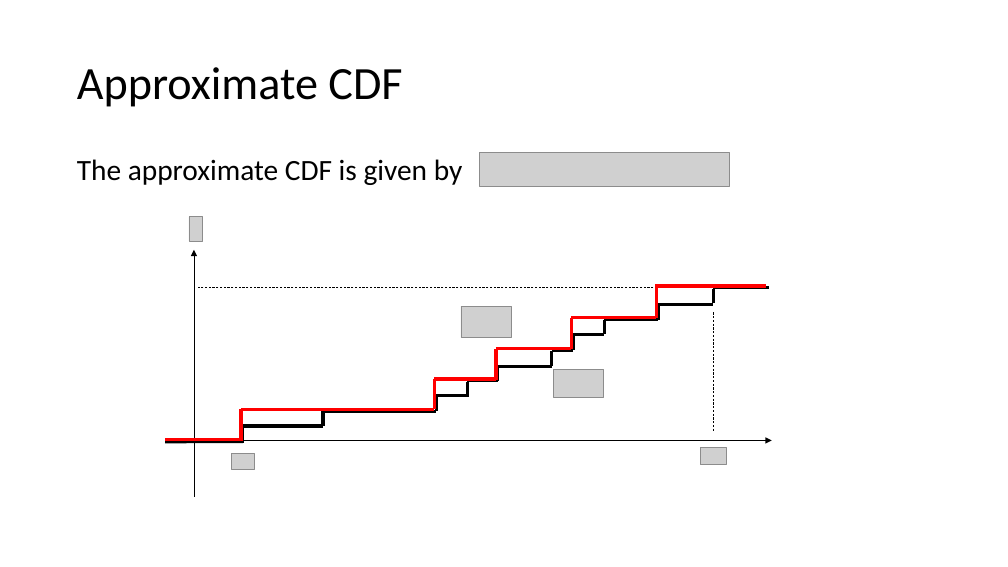
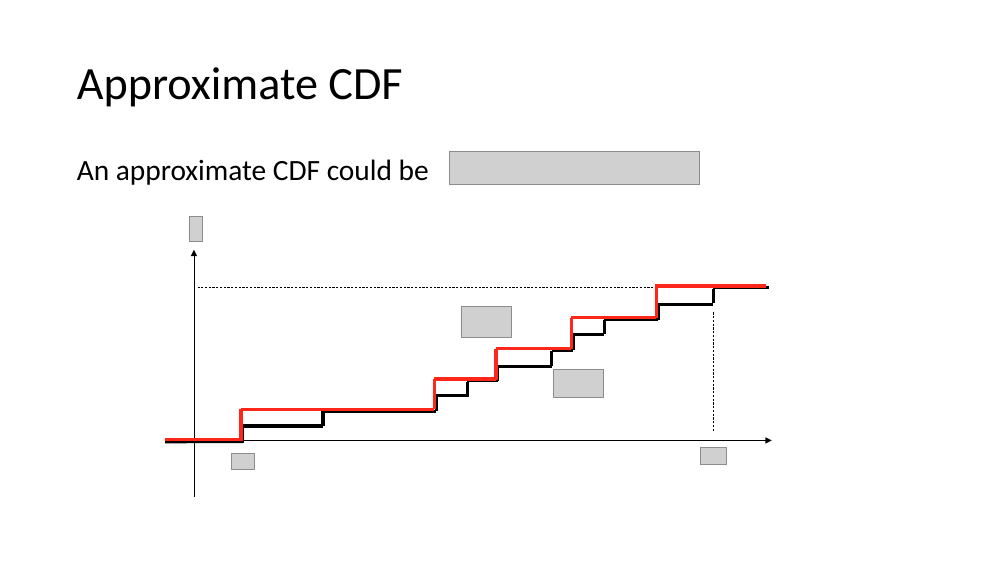
Before and after one commit to zkarnin/density_sketch, a slide deck: slide 8 of presentation.pptx (slide 6 before the commit). Drawn at 1008x567 pixels with LibreOffice and Linux fonts; fonts in the diff are those of the drawing; grey boxes stand for pictures; background and template pictures are left out. Boxes give left, top, right and bottom in pixels: in the first picture for what was removed or moved away, otherwise in the second. Text is boxed around its words. In the diff, an @@ line names an element or a change of style, - is before the commit and + after.

```diff
--- a/presentation.pptx
+++ b/presentation.pptx
@@ text at [77,159,429,185]: text changed @@
-The approximate CDF is given by
+An approximate CDF could be
@@ picture: place and size @@
-picture at [479,153,730,186]
+picture at [450,151,700,185]
@@ line (656, 287) - (656, 318): stroke #FF0000 3 pt to #FF261A 3 pt @@
@@ line (656, 286) - (766, 286): stroke #FF0000 3 pt to #FF261A 3 pt @@
@@ line (572, 318) - (572, 349): stroke #FF0000 3 pt to #FF261A 3 pt @@
@@ line (572, 318) - (656, 318): stroke #FF0000 3 pt to #FF261A 3 pt @@
@@ line (496, 349) - (496, 380): stroke #FF0000 3 pt to #FF261A 3 pt @@
@@ line (496, 349) - (572, 349): stroke #FF0000 3 pt to #FF261A 3 pt @@
@@ line (435, 379) - (435, 410): stroke #FF0000 3 pt to #FF261A 3 pt @@
@@ line (435, 379) - (496, 379): stroke #FF0000 3 pt to #FF261A 3 pt @@
@@ line (241, 410) - (241, 441): stroke #FF0000 3 pt to #FF261A 3 pt @@
@@ line (241, 410) - (435, 410): stroke #FF0000 3 pt to #FF261A 3 pt @@
@@ line (165, 439) - (241, 439): stroke #FF0000 3 pt to #FF261A 3 pt @@
```
Also in this commit, not shown: 4 other slides changed, 3 slides added, 1 slide removed.
